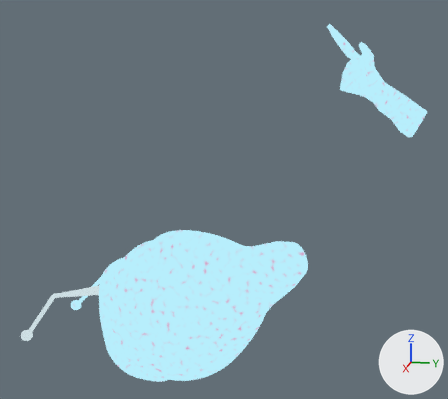
One commit to the Blender file Assets/Alistair/Models/NeuronFP.blend: the scene before it, then after it.
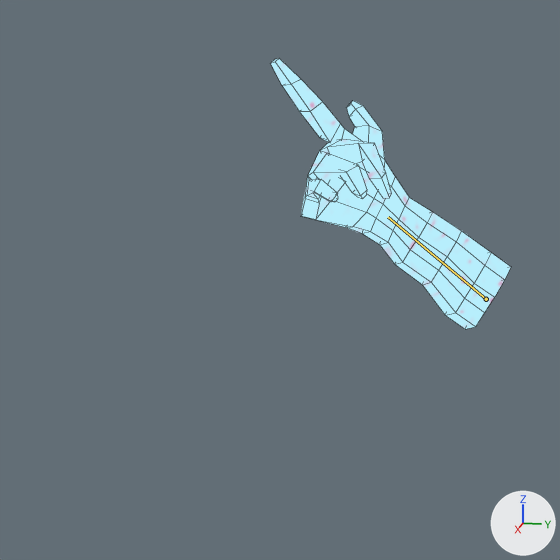
There are two pictures of each version: one whole from a 50 mm lens placed at (2.359, -0.598, 2.037), pointed at (0.235, -1.023, 1.506), one close up on the part from 48% to 100% of the width and 0% to 59% of the height. The axes (+X, +Y, +Z) are drawn at lower right. The lights are the same throughout. Both versions are drawn at frame 9 of the action 'BasicShoot'; the numbers are the values there. The bones that change are drawn over the model as lines in the close-ups. The close-ups show mesh edges as thin lines.

Names of what the first close-up shows: 'Right Hand'.
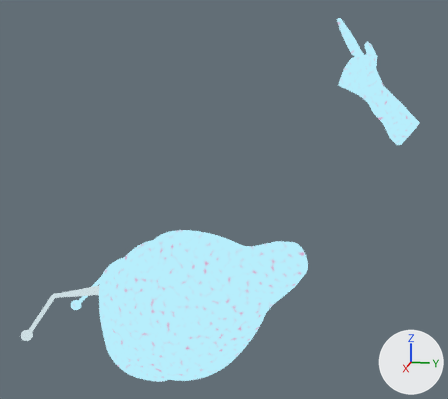
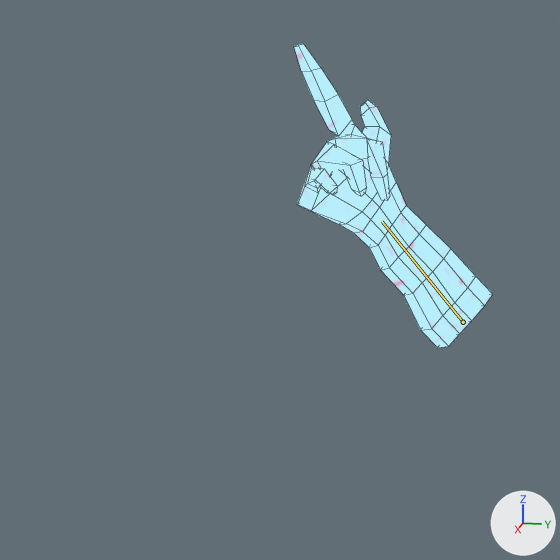
Edits to the bpy script that builds the scene:
```text
Change bone_forearm:
    where bone_forearm = bpy.data.objects['Right Hand Armature'].pose.bones['Forearm']
    bone_forearm.location: (-0.028, -0.025, 0.066) -> (-0.025, -0.004, 0.143)
    bone_forearm.rotation_quaternion: (0.996, -0.077, 0.012, -0.04) -> (0.989, -0.142, 0.01, -0.039)  # degrees (-9, 1, -5) -> degrees (-16, 0, -5)
Change bone_palm_control:
    where bone_palm_control = bpy.data.objects['Right Hand Armature'].pose.bones['Palm Control']
    bone_palm_control.location: (-0.015, 0.026, -0.077) -> (0.001, 0.025, -0.119)
    bone_palm_control.rotation_quaternion: (0.996, 0.022, 0.069, -0.048) -> (0.996, -0.043, 0.072, -0.044)  # degrees (2, 8, -5) -> degrees (-5, 8, -5)
```

What differs and where, as boxes [x1, y1, x2, y2] in the close-ups (560 x 560 px):
'Right Hand', posed (17% narrower, 13% taller): before [271, 59, 511, 329]; after [294, 44, 493, 348]
bone 'Forearm', root to tip: before (486, 299) to (388, 217); after (463, 322) to (382, 221)
